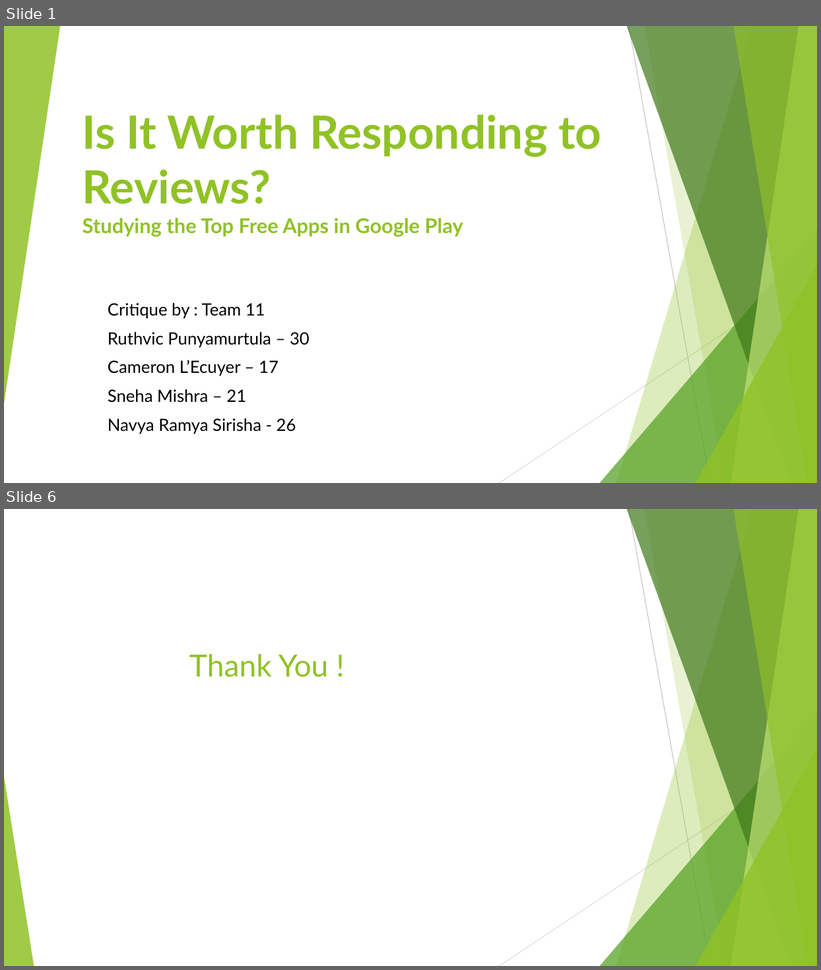
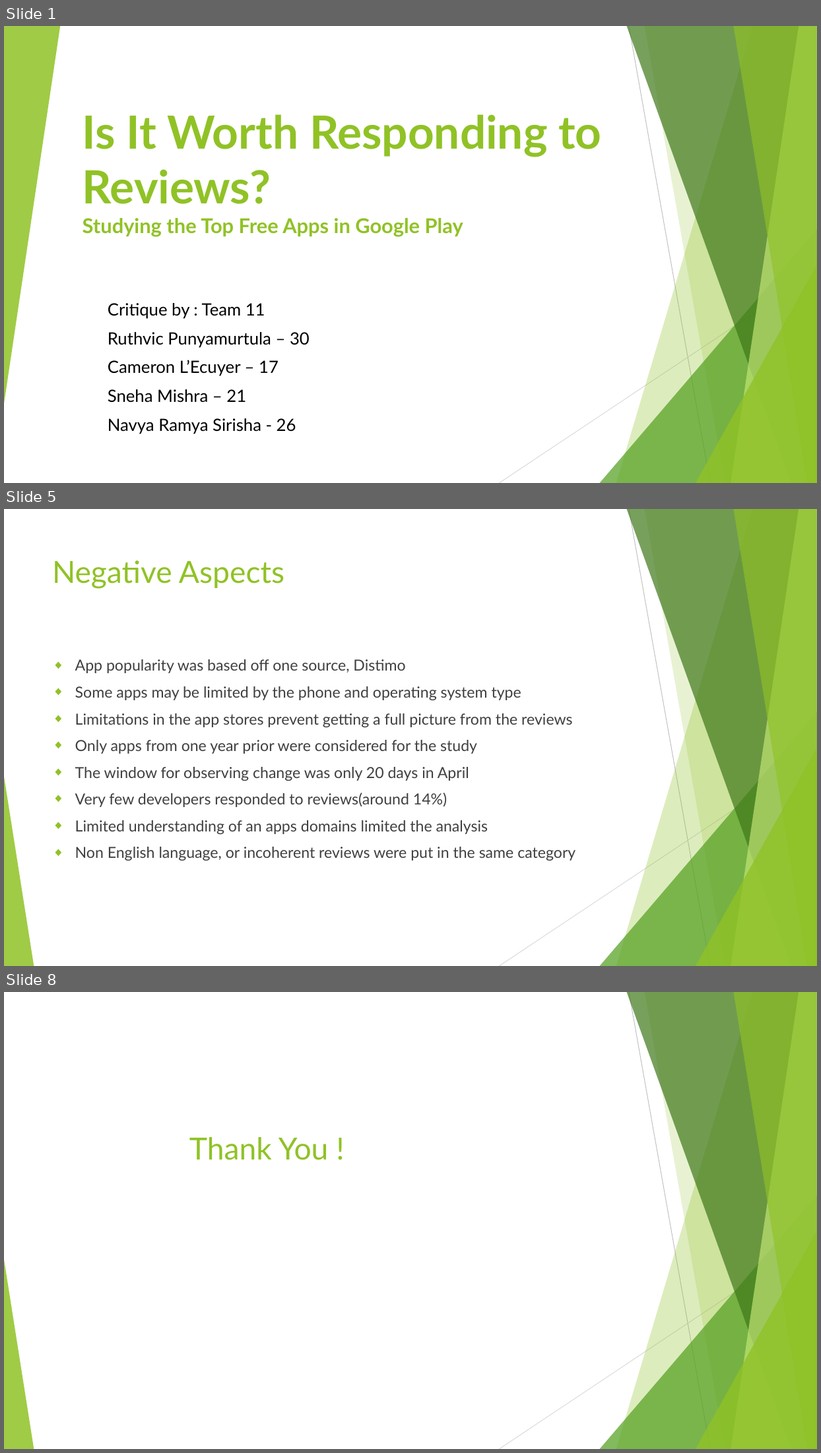
Before and after one commit to Ruthvicp/CS5551_Team_11_Project, a slide deck: Documentation/Critique/Critique.pptx. Shown one above the other, each under a label of ours: slides 1 and 6 before the commit, slides 1, 5 and 8 after it; the slides between them are not shown. The pictures are 821x970 and 821x1453 pixels, drawn with LibreOffice and Linux fonts; fonts in the diff are those of the drawing. Boxes give left, top, right and bottom in pixels: in the first picture for what was removed or moved away, otherwise in the second. Text is boxed around its words. In the diff, an @@ line names an element or a change of style, - is before the commit and + after.

```diff
--- a/Documentation/Critique/Critique.pptx
+++ b/Documentation/Critique/Critique.pptx
@@ slide 5 added at (x1=4, y1=509, x2=817, y2=966), background #FFFFFF; not listed: 10 template elements that a slide beside it also shows @@
@@ title added at (x1=52, y1=560, x2=284, y2=589), 36 pt, text #90C226 @@
+Negative Aspects
@@ text added at (x1=75, y1=659, x2=576, y2=861), 18 pt, text #404040 @@
+◆ App popularity was based off one source, Distimo
+◆ Some apps may be limited by the phone and operating system type
+◆ Limitations in the app stores prevent getting a full picture from the reviews
+◆ Only apps from one year prior were considered for the study
+◆ The window for observing change was only 20 days in April
+◆ Very few developers responded to reviews(around 14%)
+◆ Limited understanding of an apps domains limited the analysis
+◆ Non English language, or incoherent reviews were put in the same category
@@ what was slide 6 is now slide 8 @@
```
Also in this commit, not shown: 1 slide changed, 4 other slides added, 3 slides removed.
